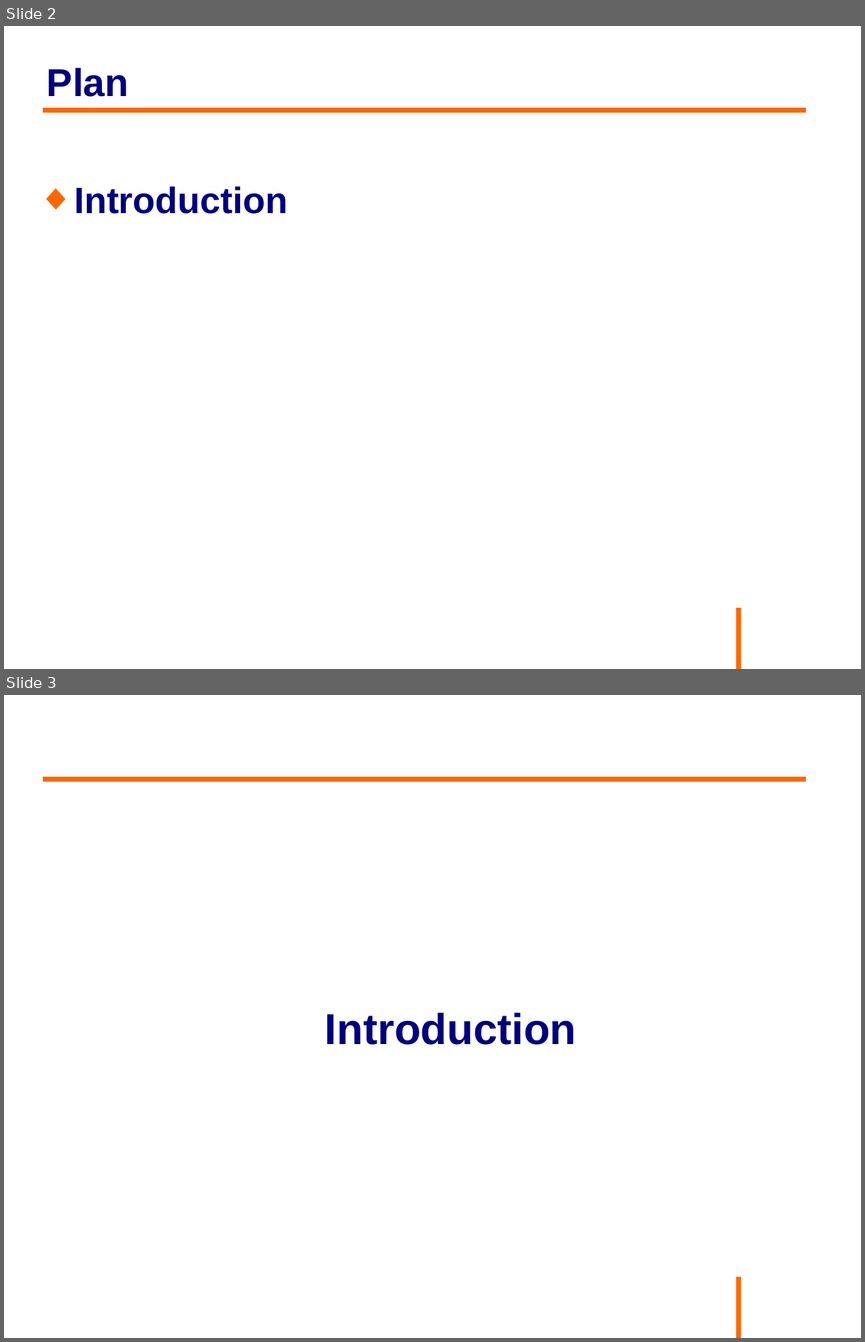
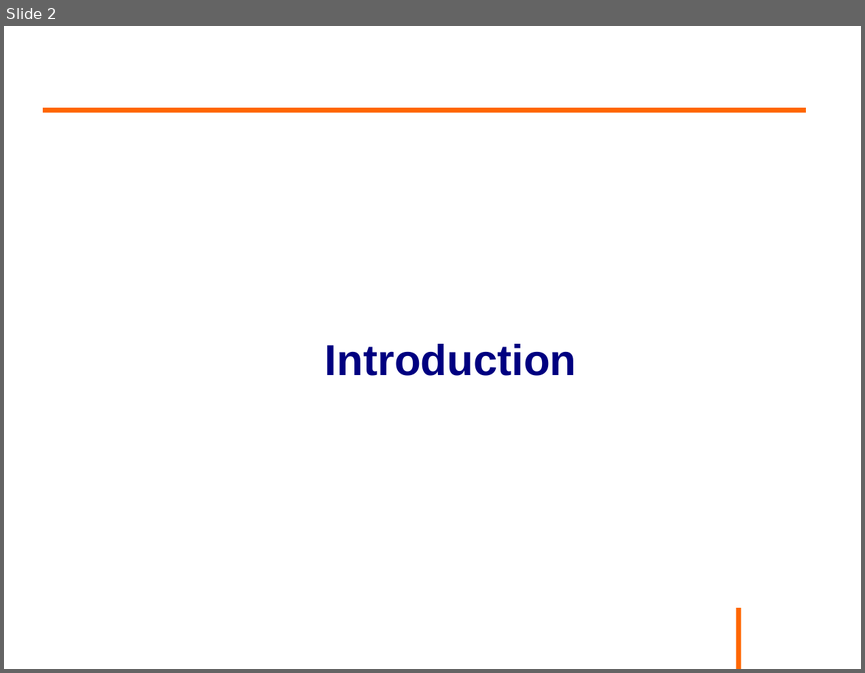
Before and after one commit to philphils/formation-spring, a slide deck: Documentation/diapo_formation_spring_property.odp. Shown one above the other, each under a label of ours: slides 2 and 3 before the commit, slide 2 after it. The pictures are 865x1342 and 865x673 pixels, drawn with LibreOffice and Linux fonts; fonts in the diff are those of the drawing; background and template pictures are left out. Boxes give left, top, right and bottom in pixels: in the first picture for what was removed or moved away, otherwise in the second. Text is boxed around its words. In the diff, an @@ line names an element or a change of style, - is before the commit and + after.

```diff
--- a/Documentation/diapo_formation_spring_property.odp
+++ b/Documentation/diapo_formation_spring_property.odp
@@ slide 2 removed at (4, 26, 861, 669), background #FFFFFF; not listed: 1 template element that a slide beside it also shows @@
@@ title removed at (47, 67, 129, 97) @@
-Plan
@@ line removed from (43, 110) to (806, 110) @@
@@ text removed at (74, 186, 288, 214) @@
-◆ Introduction
@@ what was slide 3 is now slide 2 @@
```
Also in this commit, not shown: 1 slide changed, 15 slides added, 1 other slide removed.
